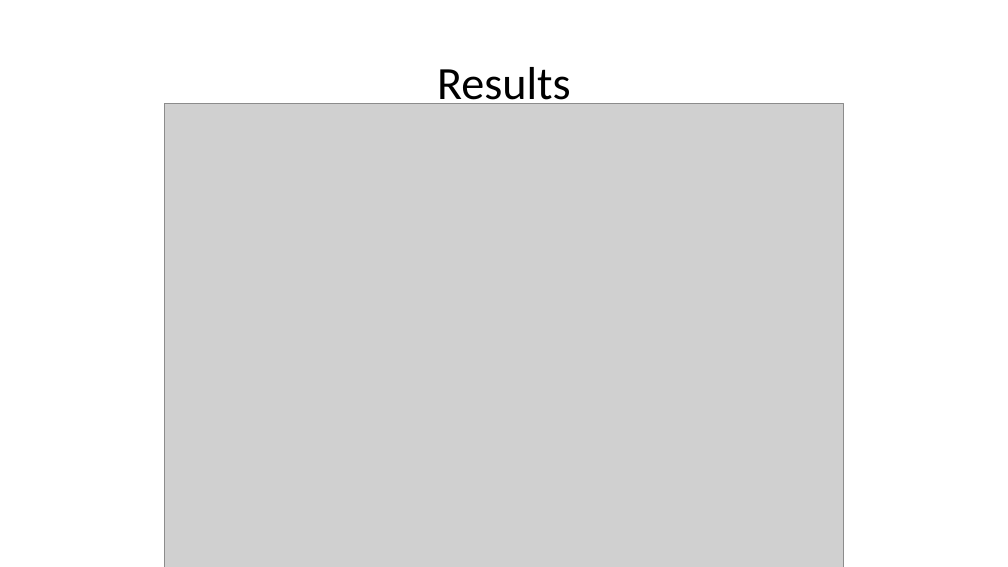
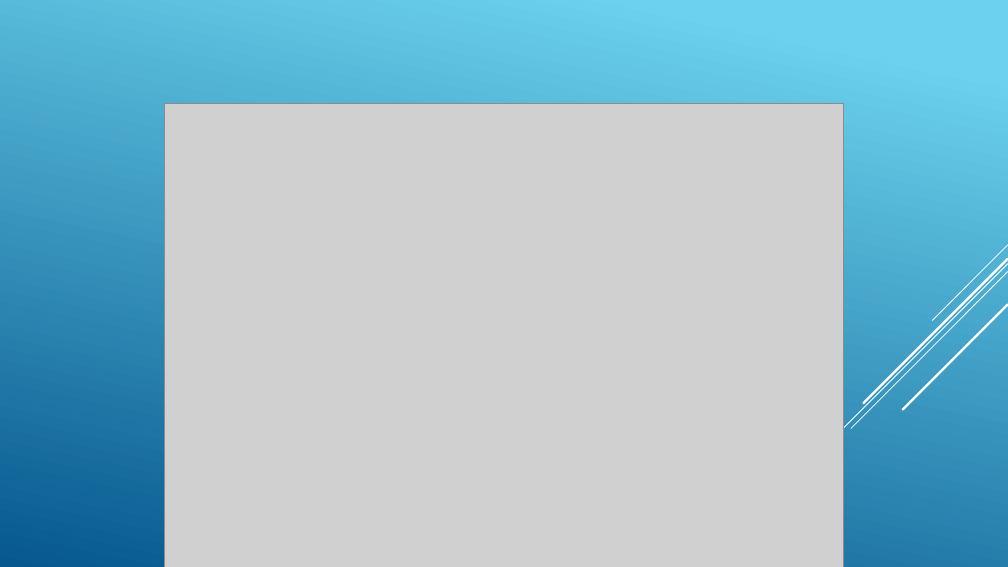
Before and after one commit to jordantangy/MoviePosterClassification-CNN, a slide deck: slide 14 of Slide Show.pptx (slide 7 before the commit). Drawn at 1008x567 pixels with LibreOffice and Linux fonts; fonts in the diff are those of the drawing; grey boxes stand for pictures. Boxes give left, top, right and bottom in pixels: in the first picture for what was removed or moved away, otherwise in the second. Text is boxed around its words. In the diff, an @@ line names an element or a change of style, - is before the commit and + after.

```diff
--- a/Slide Show.pptx
+++ b/Slide Show.pptx
@@ background #FFFFFF to gradient #6ED2EB to #06588E @@
@@ title removed at bbox=[437, 67, 571, 111] @@
-Results
@@ group added at bbox=[761, 245, 1008, 510]: 5 lines @@
```
Also in this commit, not shown: 6 other slides changed, 7 slides added, 2 other files.
